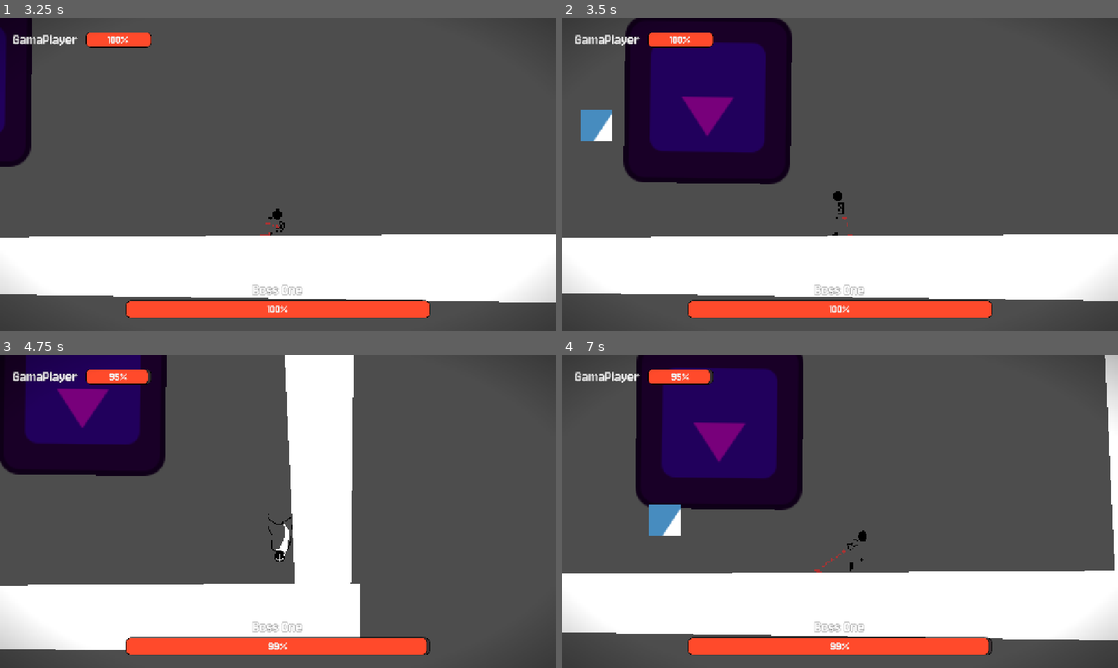
Above: before the commit, frames 1-4 (two rows, left to right).
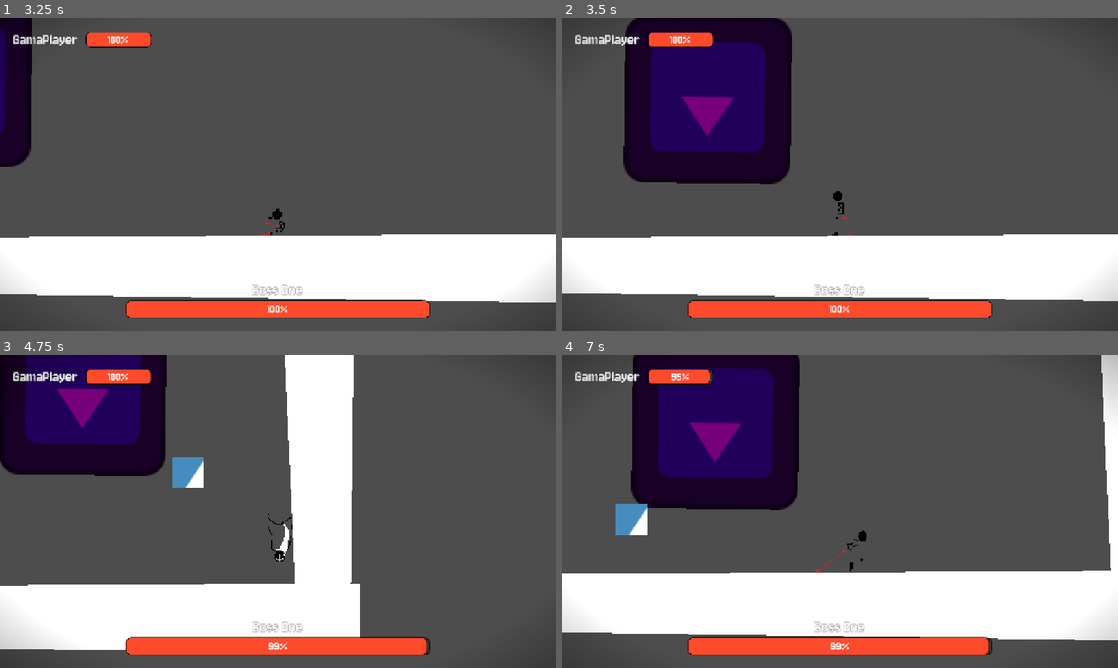
Above: after the commit, the same moments.

Repository: Jeremy-81/GamaBanda
Game: Godot game, scene res://scenes/menu/menu.tscn
Same seed, same stepped clock (60 frames per second), same inputs: the game is played once before the commit and once after it. The engine's default icon, where the game draws it, is replaced by a stand-in: a white triangle on a blue panel in a dark square.
Inputs (mouse positions are in pixels of both pictures, inside the frame that each line leads up to):
- Up to frame 1 (3.25 s): click "BOSS" at 0.5 s; move the mouse to (400, 158) at 1.27 s; press the mouse at (400, 158) at 1.28 s; hold D (go_right) 1.28-2.78 s; tap Space (jump) at 1.52, 2.27 s; move the mouse to (166, 190) at 2.02 s; release the mouse at (166, 190) at 2.03 s; click (166, 190) at 2.1 s; move the mouse to (333, 105) at 2.77 s; press the mouse at (333, 105) at 2.78 s; hold A (go_left) from 2.78 s (still down); tap Shift (dash) at 2.85 s
- Up to frame 2 (3.5 s): keep holding A (go_left)
- Up to frame 3 (4.75 s): move the mouse to (250, 574) at 3.52 s; release A (go_left) at 3.53 s; release the mouse at (250, 574) at 3.53 s; hold D (go_right) from 3.53 s (still down); click (250, 574) at 3.6 s; tap Space (jump) at 3.77, 4.52 s; move the mouse to (444, 558) at 4.27 s; press the mouse at (444, 558) at 4.28 s
- Up to frame 4 (7 s): tap Escape (pause) at 4.9 s; release D (go_right) at 5 s; release the mouse at (1006, 558) at 5 s; click "Continue" at 5 s; move the mouse to (673, 464) at 5.77 s; hold A (go_left) 5.78-6.53 s; tap Shift (dash) at 5.85 s; tap Space (jump) at 6.02 s; click (673, 464) at 6.05 s; move the mouse to (867, 511) at 6.52 s; press the mouse at (867, 511) at 6.53 s; hold D (go_right) from 6.53 s (still down)

Frame 1 is identical in both runs. In frame 2, 0.6% of the frame differs, in the area x 3-9%, y 29-40%; in frame 3, 0.6%; in frame 4, 3.1%, in the area x 9-100%, y 0-92%.

Commit message:
Boss projectiles

Diff:
--- a/scenes/boss_attacks/boss_attack.gd
+++ b/scenes/boss_attacks/boss_attack.gd
@@ -2,17 +2,23 @@
 
 @export var damage: float
 @export var speed: float
-@export var player: Node
+@export var player: Node2D
 
 var damage_dealt := false
-
+var traveled := 0.0
+var max_travel_time := 3.0
 
 func _physics_process(delta: float) -> void:
-	if damage_dealt:
+	if damage_dealt or player == null:
 		return
-	var step := speed * delta
-	var direction = player.global_position
-	global_position += direction * step
+
+	traveled += delta
+	if traveled >= max_travel_time:
+		queue_free()
+		return
+
+	var direction = (player.global_position - global_position).normalized()
+	global_position += direction * speed * delta
 
 
 func get_damage() -> float:
--- a/scenes/boss_attacks/boss_attack.tscn
+++ b/scenes/boss_attacks/boss_attack.tscn
@@ -45,7 +45,7 @@
 [node name="BossAttack" type="AnimatableBody2D" unique_id=1234559325 groups=["boss_attack"]]
 script = ExtResource("1_fefrm")
 damage = 5.0
-speed = 1.0
+speed = 150.0
 
 [node name="AnimatedSprite2D" type="AnimatedSprite2D" parent="." unique_id=398896364]
 scale = Vector2(2.25, 2.25)
--- a/scenes/boss_fight.tscn
+++ b/scenes/boss_fight.tscn
@@ -49,7 +49,6 @@
 
 [node name="Player" parent="." unique_id=2105575625 instance=ExtResource("2_7ydql")]
 position = Vector2(0, -3)
-hp = 100.0
 player_name = "GamaPlayer"
 damage = 1.0
 
--- a/scenes/game_interface.gd
+++ b/scenes/game_interface.gd
@@ -64,3 +64,8 @@
 	get_tree().paused = false
 	game_paused = false
 	%GamePaused.hide()
+
+
+func _on_next_boss_pressed() -> void:
+	game_paused = false
+	get_tree().change_scene_to_file("res://scenes/boss_fight.tscn")
--- a/scenes/game_interface.tscn
+++ b/scenes/game_interface.tscn
@@ -128,6 +128,12 @@
 text = "Game Won !"
 horizontal_alignment = 1
 
+[node name="NextBoss" type="Button" parent="GameWon/MarginContainer/VBoxContainer" unique_id=1042770933]
+layout_mode = 2
+size_flags_horizontal = 4
+size_flags_vertical = 4
+text = "Next boss"
+
 [node name="MenuButton" type="Button" parent="GameWon/MarginContainer/VBoxContainer" unique_id=674199456]
 layout_mode = 2
 size_flags_horizontal = 4
@@ -179,6 +185,7 @@
 text = "Menu"
 
 [connection signal="pressed" from="GameOver/MarginContainer/VBoxContainer/MenuButton" to="." method="_on_menu_button_pressed"]
+[connection signal="pressed" from="GameWon/MarginContainer/VBoxContainer/NextBoss" to="." method="_on_next_boss_pressed"]
 [connection signal="pressed" from="GameWon/MarginContainer/VBoxContainer/MenuButton" to="." method="_on_menu_button_pressed"]
 [connection signal="pressed" from="GamePaused/MarginContainer/VBoxContainer/Continue" to="." method="_on_continue_pressed"]
 [connection signal="pressed" from="GamePaused/MarginContainer/VBoxContainer/MenuButton" to="." method="_on_menu_button_pressed"]
--- a/scenes/objects/boss/boss.gd
+++ b/scenes/objects/boss/boss.gd
@@ -15,6 +15,7 @@
 @onready var big_hit_paritcules: GPUParticles2D = $BigHitParitcules
 
 var in_range: bool = false
+var atck_rand := RandomNumberGenerator.new()
 
 func _ready() -> void:
 	await get_tree().process_frame
@@ -25,9 +26,17 @@
 	attack()
 
 func attack() -> void:
+	var rand_attack = atck_rand.randi_range(1, 10)
 	var attack : Node = preload("res://scenes/boss_attacks/boss_attack.tscn").instantiate()
 	attack.player = player
+
 	add_child(attack)
+	attack.global_position = global_position
+	if rand_attack < 5:
+		pass
+	else:
+		attack.damage *= 2
+		attack.speed *= 4
 
 func get_damage() -> float:
 	return damage
--- a/scenes/objects/player/player.gd
+++ b/scenes/objects/player/player.gd
@@ -98,7 +98,7 @@
 		loading_attack += delta
 
 	if Input.is_action_just_released("attack"):
-		if loading_attack > 2.0:
+		if loading_attack > 1.0:
 			attack(damage * 10, 1)
 		else:
 			attack(damage, 0)
